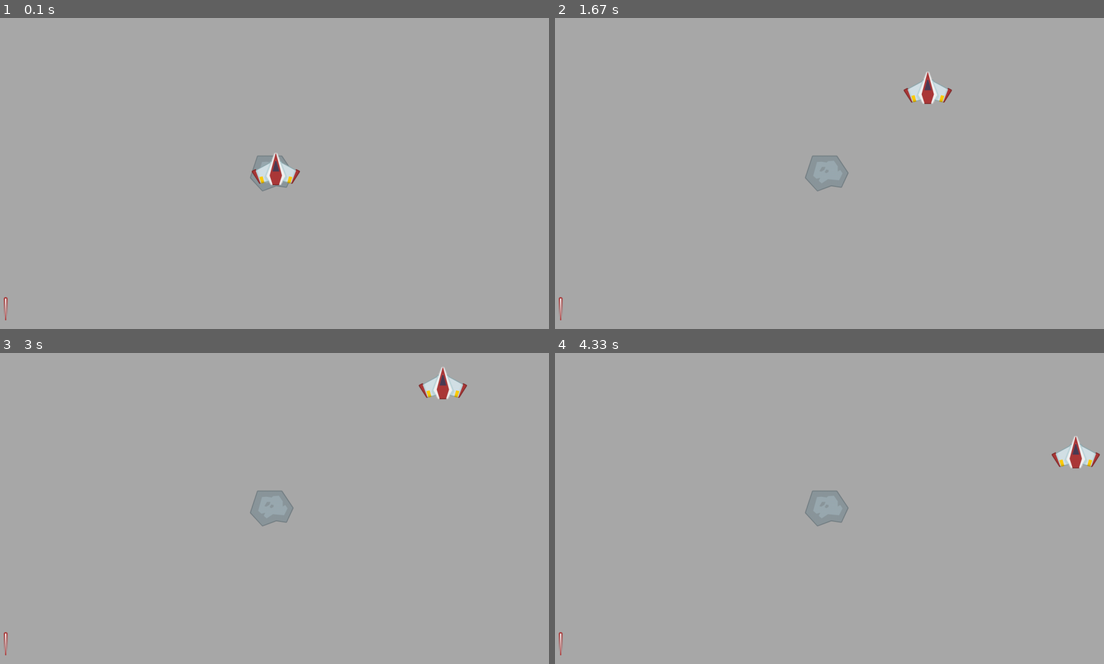
Above: before the commit, frames 1-4 (two rows, left to right).
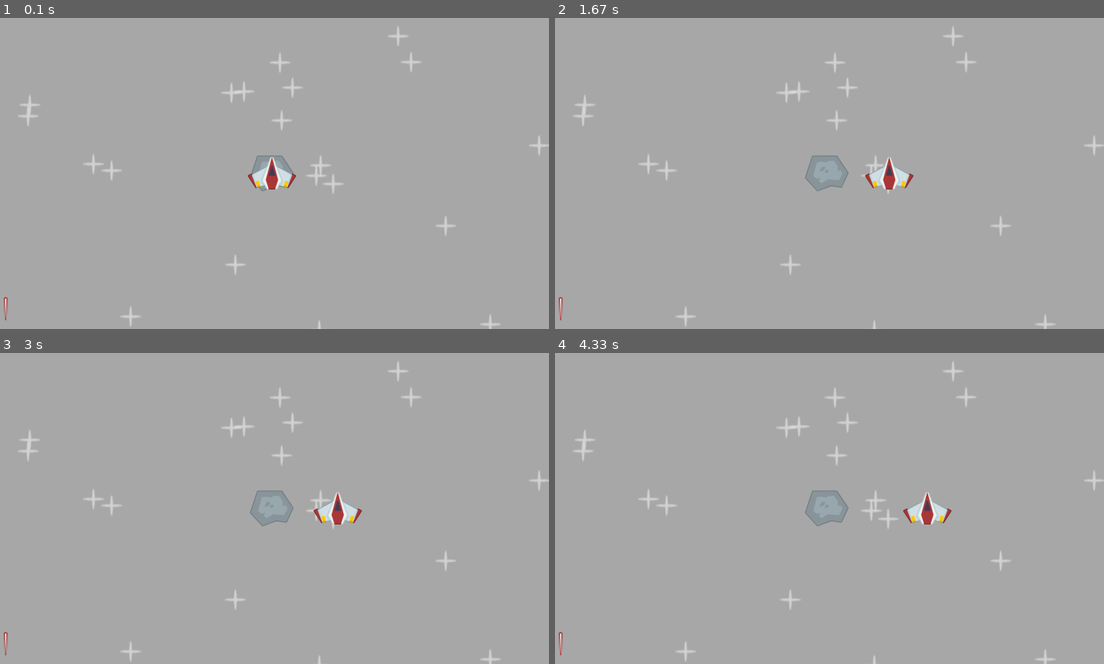
Above: after the commit, the same moments.

Repository: zehra-ozkan/pygame
Game: pygame game, started from spaceshift/main.py
Two runs of this game, one before a commit and one after it. Both use one fixed random seed, a clock stepped at 60 frames per second and the inputs below.
Inputs (mouse positions are in pixels of both pictures, inside the frame that each line leads up to):
- Up to frame 1 (0.1 s): no input
- Up to frame 2 (1.67 s): hold Right 0.33-0.8 s; move the mouse to (807, 185) at 0.37 s; hold Right 0.83-1.3 s; hold Left from 1.33 s (still down)
- Up to frame 3 (3 s): release Left at 1.87 s; hold Left 1.9-2.3 s; hold Right 2.33-2.97 s
- Up to frame 4 (4.33 s): hold Left 3-3.47 s; hold Right 3.5-3.97 s; hold Right from 4 s (still down)

The runs differ from the first frame. In frame 1, 1.3% of the frame differs, in the area x 3-100%, y 2-100%; in frame 2, 1.6%; in frame 3, 1.6%; in frame 4, 1.7%.

Commit message:
video part completed

Diff:
--- a/spaceshift/main.py
+++ b/spaceshift/main.py
@@ -24,7 +24,7 @@
 # image has transparent pixels -> pixels::convert_alpha()
 # image has no transparent pixels -> pixels:convert()
 path = join('spaceshift','images', 'player.png')
-print(path)
+#print(path)
 player_surf  = pygame.image.load(path).convert_alpha()
 #player_surf  = pygame.image.load('./spaceshift/images/player.png')# this might not have worked in macos where it expects \
 #player_rect = player_surf.get_frect(center=(0,0))
@@ -43,25 +43,59 @@
 
 
 
-dir = pygame.math.Vector2(2, -2)
-speed = 60
+dir = pygame.math.Vector2(0, 0)
+speed = 240
 
 while not exit:
     dt = clock.tick(60) / 1000 #delta time measrures hte time took by the computer to render in between the last 2 frames, how much time has changed since the last 2 frames, different in everty computer
-    print("dt",dt)
+    #print("dt",dt)
     for event in pygame.event.get(): #this gets all the events in the pygame
         if event.type == pygame.QUIT:
             exit = True
+        """ if event.type == pygame.MOUSEMOTION:
+            print("mouse movement")
+            player_rect.center = event.pos[0], player_rect.center[1] """
+
+
     keys = pygame.key.get_pressed()
 
-    if keys[pygame.K_RIGHT]:
-        player_rect.right = player_rect.right + 1 if player_rect.right < WIDTH else player_rect.right
-    if keys[pygame.K_LEFT]:
-        player_rect.right = player_rect.right - 1 if player_rect.left > 0 else player_rect.right
+    #if keys[pygame.K_RIGHT]:
+    #    dir.x = 1
+        #player_rect.right = player_rect.right + 1 if player_rect.right < WIDTH else player_rect.right
+    #if keys[pygame.K_LEFT]:
+    #    dir.x = -1
+        #player_rect.right = player_rect.right - 1 if player_rect.left > 0 else player_rect.right
+
+    """ if keys[pygame.K_LEFT]:
+        dir.x = -1
+    elif keys[pygame.K_RIGHT]:
+        dir.x = 1
+    else:
+        dir.x = 0 """
+
+    dir.x = int(keys[pygame.K_RIGHT]) - int(keys[pygame.K_LEFT])#htis successfully replaces the above code
+    dir.y = int(keys[pygame.K_DOWN]) - int(keys[pygame.K_UP])
+    dir = dir.normalize() if dir.magnitude() > 0 else dir #this stabilises teh speed
+    player_rect.center = player_rect.center + dir * speed * dt #multipllying with dt makes the movement speed independent from fps
+    print((dir * speed).magnitude())
+
+    """ if keys[pygame.K_UP]:
+        dir.y = -1
+    elif keys[pygame.K_DOWN]:
+        dir.y = 1
+    else:
+        dir.y = 0 """
+
+
     #draw the game
     #surface_x = surface_x + 0.1
     #order of the drawing matters!! background first otherwise nothing will be seen
 
+    #input field
+    #player_rect.center = pygame.mouse.get_pos()[0], player_rect.centery #we can take this input frmo anywhere in the codde
+
+
+    display_surface.fill('darkgrey')#if you remove htis line it does not claer
     for i in star_coordinates:
         display_surface.blit(star_surface, i)#putting one surface on another surface
 
@@ -69,19 +103,17 @@
     #display_surface.blit(player_surf, (surface_x, 5))#putting one surface on another surface
 
     #bounce from left to right
-    if player_rect.right >= WIDTH or player_rect.left <=0:
+    """ if player_rect.right >= WIDTH or player_rect.left <=0:
         dir.x = dir.x * -1
 
     if player_rect.bottom >= HEIGHT or player_rect.top <=0:
-        dir.y = dir.y * -1
+        dir.y = dir.y * -1 """
 
     #print(dir)
 
     #print(player_rect.center)
-    player_rect.center = player_rect.center + dir * speed * dt
     #print(player_rect.center)
 
-    display_surface.fill('darkgrey')#if you remove htis line it does not claer
     display_surface.blit(meteor_surface, meteor_rectangle)
     display_surface.blit(laser_surface, laser_rectangle)
     display_surface.blit(player_surf, player_rect)#putting one surface on another surface
